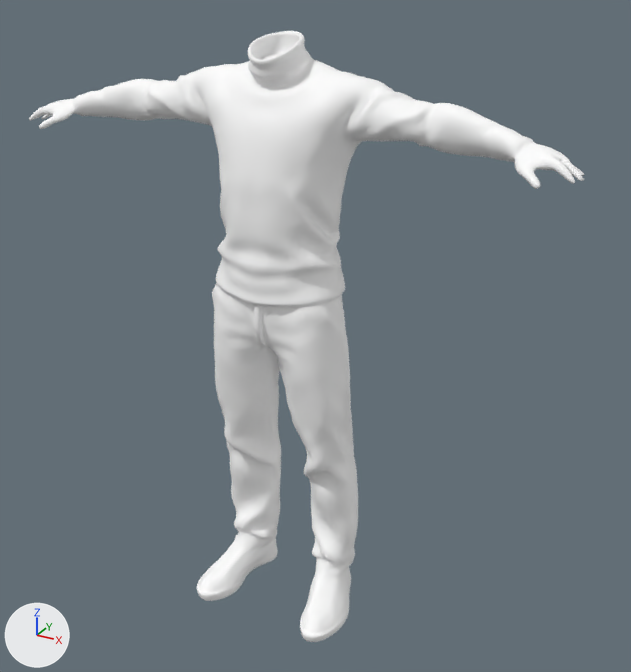
A saved change to the FBX model Assets/Models/human/Human.fbx.
Before and after are seen from a camera (50 mm lens) standing at (1.31, -2.14, 2.1) and looking at (0.1, 0.08, 0.99). The lights are fixed; the arrows at lower left show +X, +Y and +Z. The first picture is the older version. Where no turn or scale is listed for an object, it has been applied to the vertices.

In view in the first picture: 'avatar_body'.
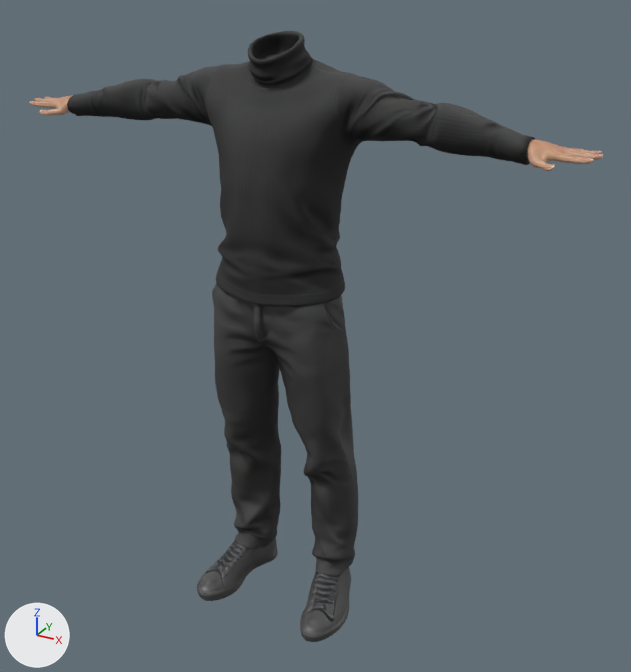
The change in detail:
Picture 'avatar_roughness.png' (img_avatar_roughness_png) is new.
Picture 'avatar_BaseColor.png' (img_avatar_basecolor_png) is new.
Picture 'MaleHands_Normal.png' (img_malehands_normal_png) is new.
Picture 'MaleHands_Color.png' (img_malehands_color_png) is new.
Material 'mtl_avatar_body.001' (mat_mtl_avatar_body_001) is new.
Uses the picture img_avatar_basecolor_png.
Uses the picture img_avatar_roughness_png.
Material 'Cuff_Inner_Black' (mat_cuff_inner_black) is new.
Its base color is (0.006, 0.007, 0.009) (black #121418).
Its roughness is 0.86.
Material 'Natural_Hand_Male' (mat_natural_hand_male) is new.
Uses the picture img_malehands_color_png.
Uses the picture img_malehands_normal_png.
me_mesh is used by ob_avatar_body; location (0.0, 0.0, 0.0).
me_mesh had 17571 vertices, 17576 faces and spanned x -0.88..0.88, y -0.19..0.19, z 0.0..1.9.
me_mesh now has 28534 vertices, 28622 faces and spans x -0.91..0.91, y -0.19..0.19, z 0.0..1.9.
me_mesh part 1: 89 vertices moved within x 0.71..0.86, y -0.07..0.04, z 1.62..1.69; 744 vertices removed from x 0.69..0.88, y -0.11..0.05, z 1.59..1.69; 6226 vertices added at x 0.7..0.91, y -0.08..0.06, z 1.62..1.69.
me_mesh part 2: 87 vertices moved within x -0.86..-0.71, y -0.07..0.04, z 1.62..1.69; 745 vertices removed from x -0.88..-0.69, y -0.11..0.05, z 1.59..1.69; 6226 vertices added at x -0.91..-0.7, y -0.08..0.06, z 1.62..1.69.
me_mesh part 3: 15703 faces spanning x -0.73..0.71, y -0.19..0.19, z 0.0..1.9 switch from mat_mtl_avatar_body (white #ffffff) to mat_mtl_avatar_body_001.
me_mesh gains material mat_natural_hand_male.
me_mesh gains material mat_cuff_inner_black (black #121418).

Changed parts and their boxes (x1, y1, x2, y2) in the pictures (631 x 672 px):
'avatar_body', reshaped: before (29, 31, 584, 642); after (29, 31, 603, 642)
part 1 of me_mesh, reshaped: before (504, 129, 584, 189); after (504, 129, 603, 171)
part 2 of me_mesh, reshaped: before (29, 93, 89, 129); after (29, 92, 89, 116)
part 3 of me_mesh, recoloured (white to black): (80, 31, 515, 642) in both
